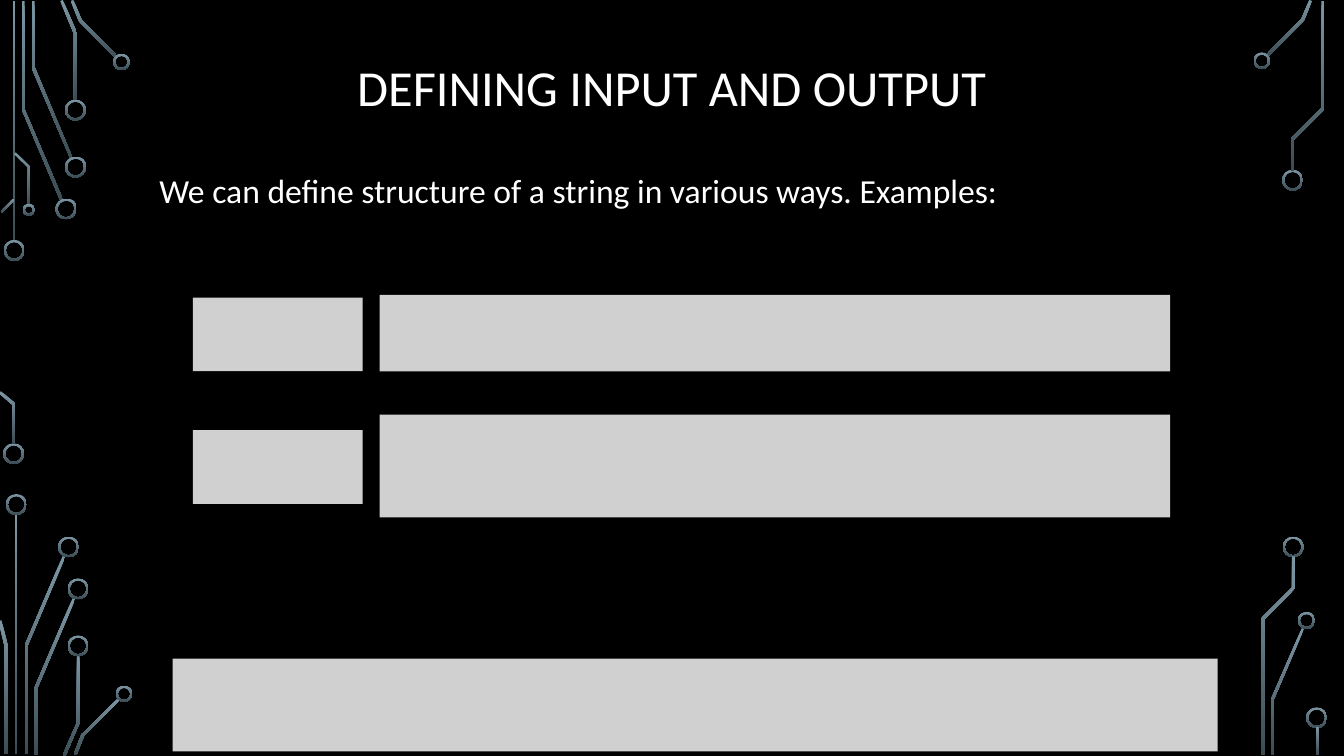
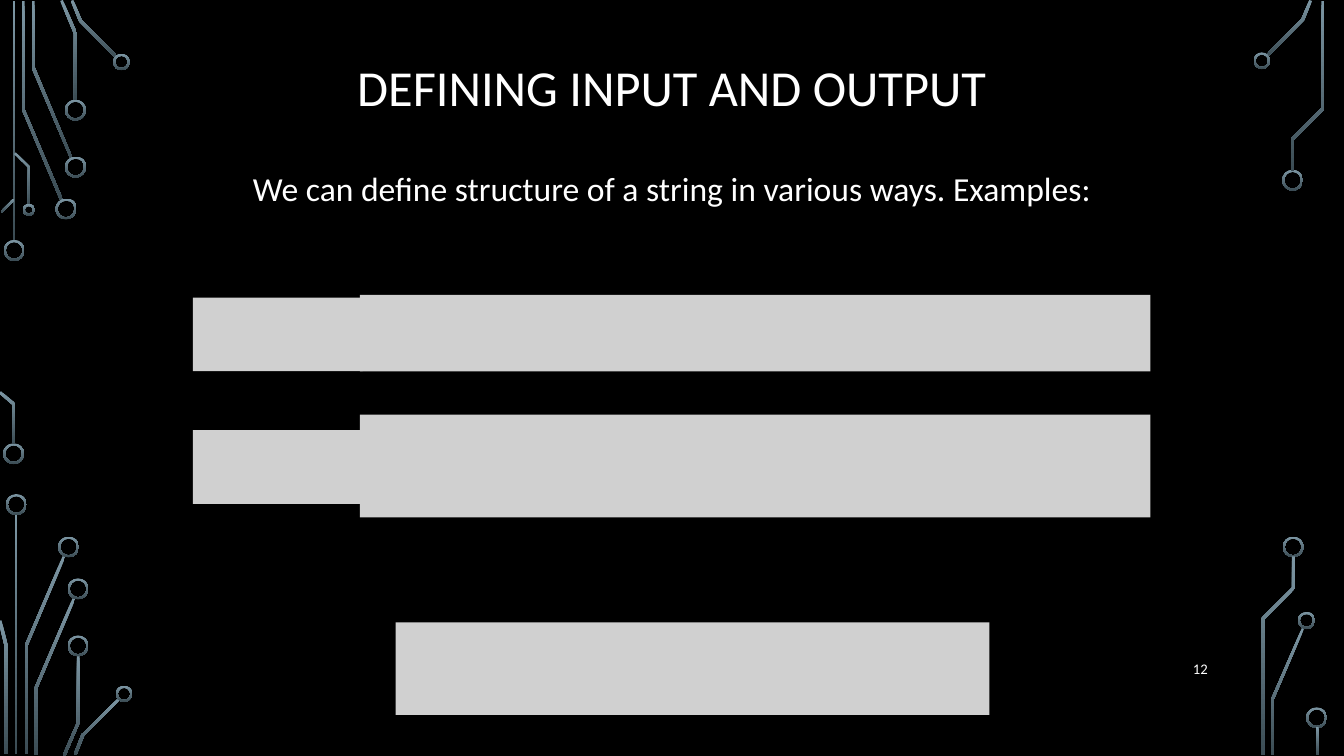
Before and after one commit to markfloryan/dmt2, a slide deck: slide 12 of slides/01-WhatIsAComputer.pptx (slide 11 before the commit). Drawn at 1344x756 pixels with LibreOffice and Linux fonts; fonts in the diff are those of the drawing; grey boxes stand for pictures; background and template pictures are left out. Boxes give left, top, right and bottom in pixels: in the first picture for what was removed or moved away, otherwise in the second. Text is boxed around its words. In the diff, an @@ line names an element or a change of style, - is before the commit and + after.

```diff
--- a/slides/01-WhatIsAComputer.pptx
+++ b/slides/01-WhatIsAComputer.pptx
@@ text "We can define structure of ..." at [253, 177, 1090, 207]: alignment left to centre @@
@@ picture: place and size @@
-picture at [380, 295, 1171, 372]
+picture at [360, 295, 1150, 372]
@@ picture: place and size @@
-picture at [380, 414, 1171, 517]
+picture at [360, 414, 1150, 517]
@@ picture: place and size @@
-picture at [172, 658, 1218, 751]
+picture at [396, 622, 990, 715]
@@ page number at [1193, 664, 1208, 674]: text changed @@
-11
+12
```
Also in this commit, not shown: 4 other slides changed, 1 slide added, 1 other file.
